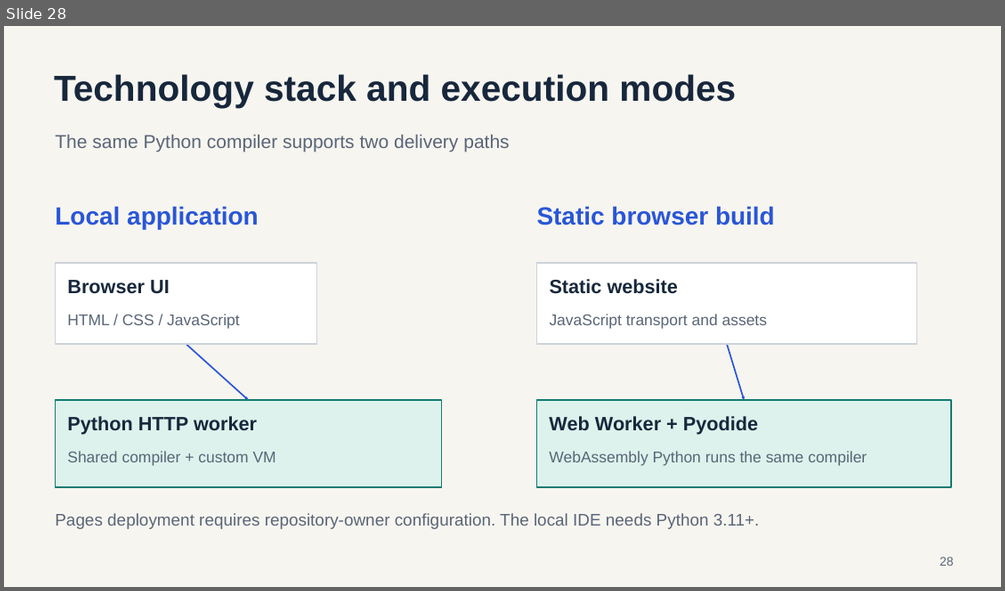
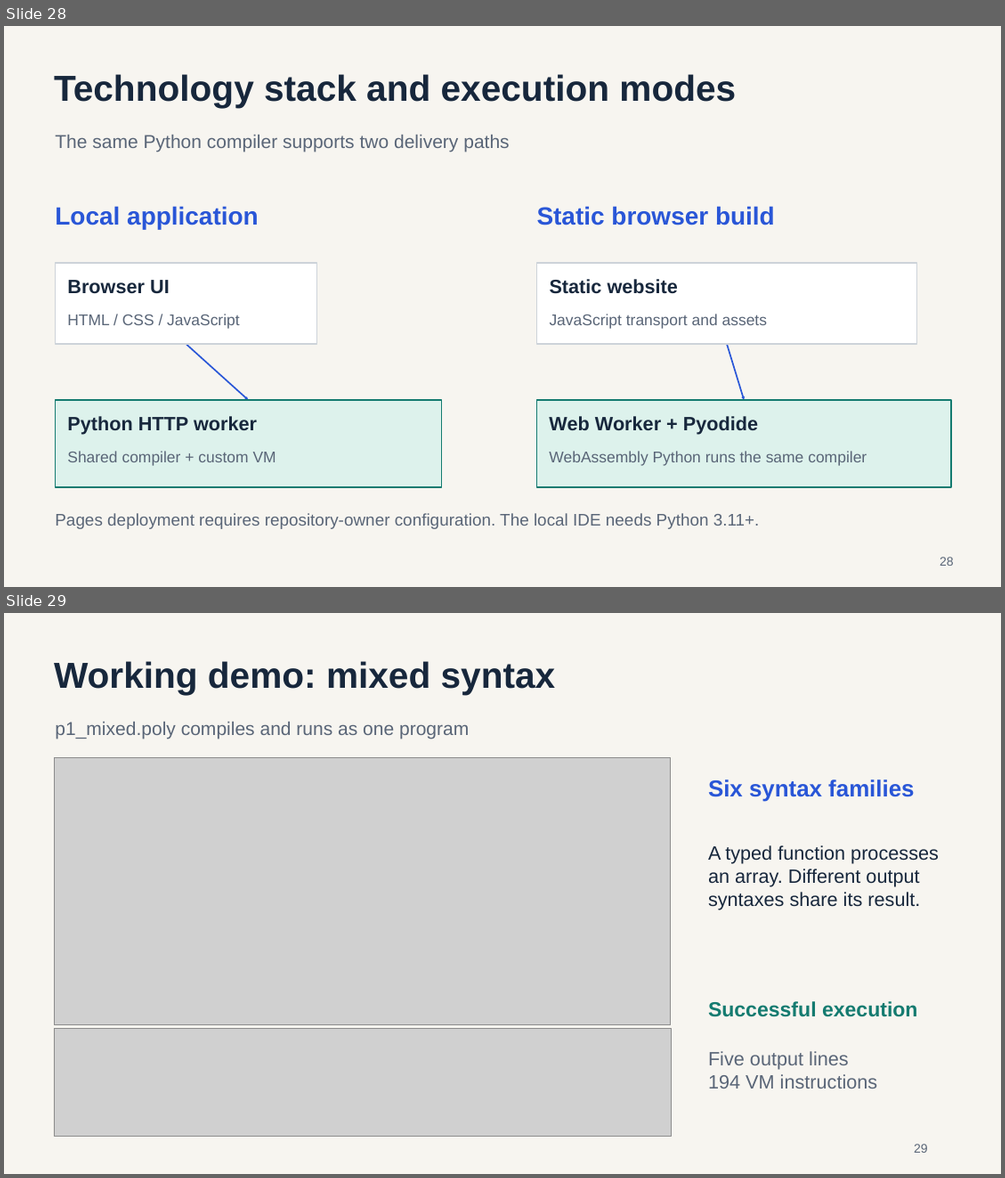
Before and after one commit to hst257/PolyGlot, a slide deck: presentation/output/PolyGlot_Compiler_Design_Redesigned.pptx. Shown one above the other, each under a label of ours: slide 28 before the commit, slides 28 and 29 after it. The pictures are 1005x591 and 1005x1178 pixels, drawn with LibreOffice and Linux fonts; fonts in the diff are those of the drawing; grey boxes stand for pictures. Boxes give left, top, right and bottom in pixels: in the first picture for what was removed or moved away, otherwise in the second. Text is boxed around its words. In the diff, an @@ line names an element or a change of style, - is before the commit and + after.

Commit message:
docs: shorten presentation and add working compiler screenshots

```diff
--- a/presentation/output/PolyGlot_Compiler_Design_Redesigned.pptx
+++ b/presentation/output/PolyGlot_Compiler_Design_Redesigned.pptx
@@ slide 29 added at (4,613,1001,1174), background #F7F5F0 @@
@@ text added at (54,661,556,695), 43.5 pt, text #17273C, bold @@
+Working demo: mixed syntax
@@ text added at (55,722,469,738), 22.5 pt, text #596577 @@
+p1_mixed.poly compiles and runs as one program
@@ picture added at (54,758,671,1025) @@
@@ text added at (708,779,914,802), 27.8 pt, text #2956D7, bold @@
+Six syntax families
@@ text added at (708,845,938,910), 23.2 pt, text #17273C @@
+A typed function processes
+an array. Different output
+syntaxes share its result.
@@ text added at (708,1001,918,1017), 24.8 pt, text #147B70, bold @@
+Successful execution
@@ picture added at (54,1028,670,1136) @@
@@ text added at (708,1051,878,1088), 23.2 pt, text #596577 @@
+Five output lines
+194 VM instructions
@@ text added at (914,1143,928,1152), 15 pt, text #596577 @@
+29
```
Also in this commit, not shown: 2 other slides added, 8 slides removed, 1 other file.
